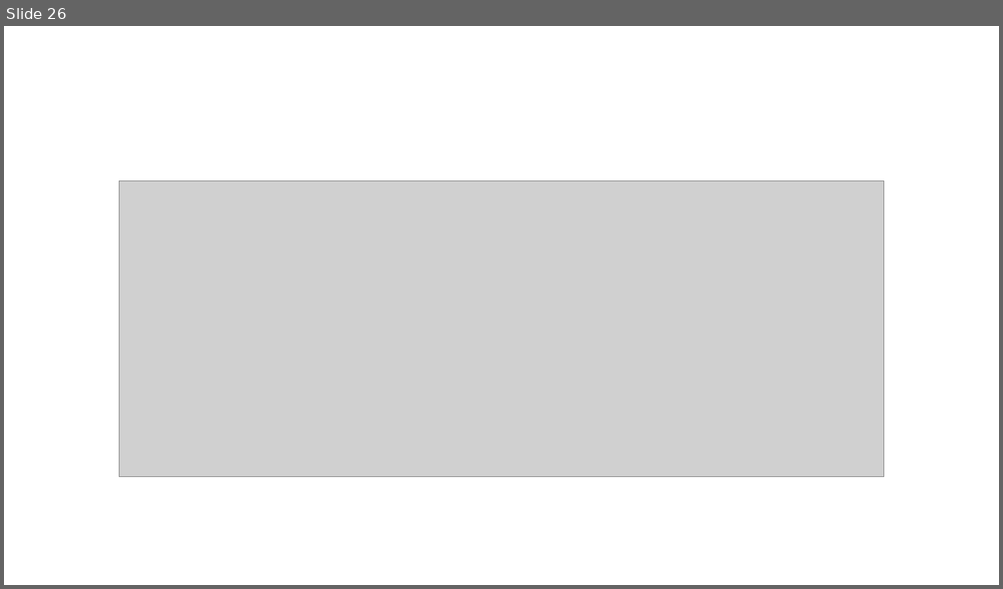
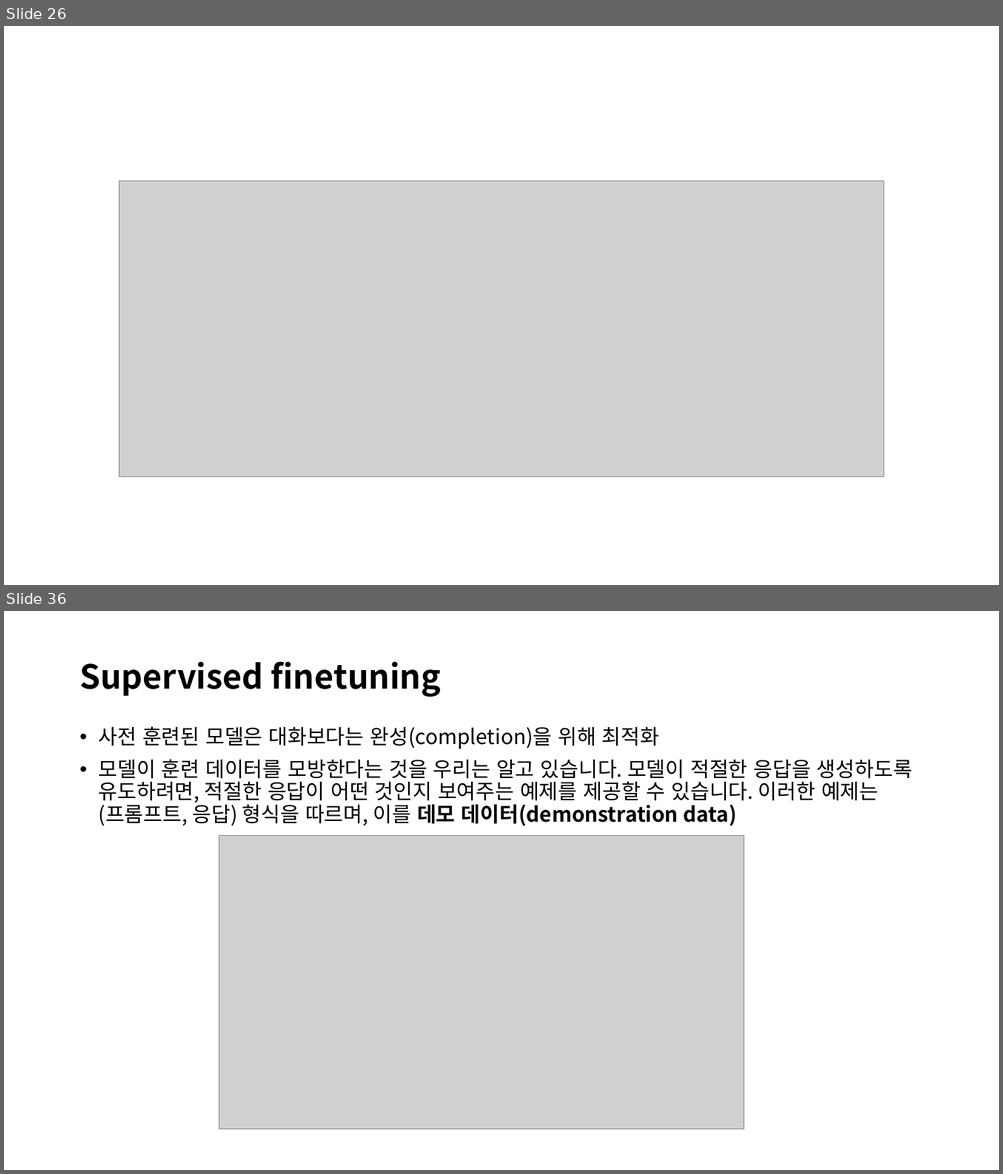
Before and after one commit to restful3/ds4th_study, a slide deck: source/AI_Engineering/Ch02_Ch02_Understanding_Foundation_Models_jeong.pptx. Shown one above the other, each under a label of ours: slide 26 before the commit, slides 26 and 36 after it; the slides between them are not shown. The pictures are 1003x589 and 1003x1174 pixels, drawn with LibreOffice and Linux fonts; fonts in the diff are those of the drawing; grey boxes stand for pictures. Boxes give left, top, right and bottom in pixels: in the first picture for what was removed or moved away, otherwise in the second. Text is boxed around its words. In the diff, an @@ line names an element or a change of style, - is before the commit and + after.

```diff
--- a/source/AI_Engineering/Ch02_Ch02_Understanding_Foundation_Models_jeong.pptx
+++ b/source/AI_Engineering/Ch02_Ch02_Understanding_Foundation_Models_jeong.pptx
@@ slide 36 added at (x1=4, y1=611, x2=999, y2=1170), background #FFFFFF @@
@@ title added at (x1=79, y1=661, x2=441, y2=697), 32 pt, text #000000, bold @@
+Supervised finetuning
@@ text added at (x1=99, y1=726, x2=912, y2=826), 20 pt, text #000000 @@
+• 사전 훈련된 모델은 대화보다는 완성(completion)을 위해 최적화
+• 모델이 훈련 데이터를 모방한다는 것을 우리는 알고 있습니다. 모델이 적절한 응답을 생성하도록 유도하려면, 적절한 응답이 어떤 것인지 보여주는 예제를 제공할 수 있습니다. 이러한 예제는 (프롬프트, 응답) 형식을 따르며, 이를 데모 데이터(demonstration data)
@@ picture added at (x1=219, y1=835, x2=743, y2=1130) @@
```
Also in this commit, not shown: 8 slides changed, 24 other slides added, 1 slide removed, 1 other file.
